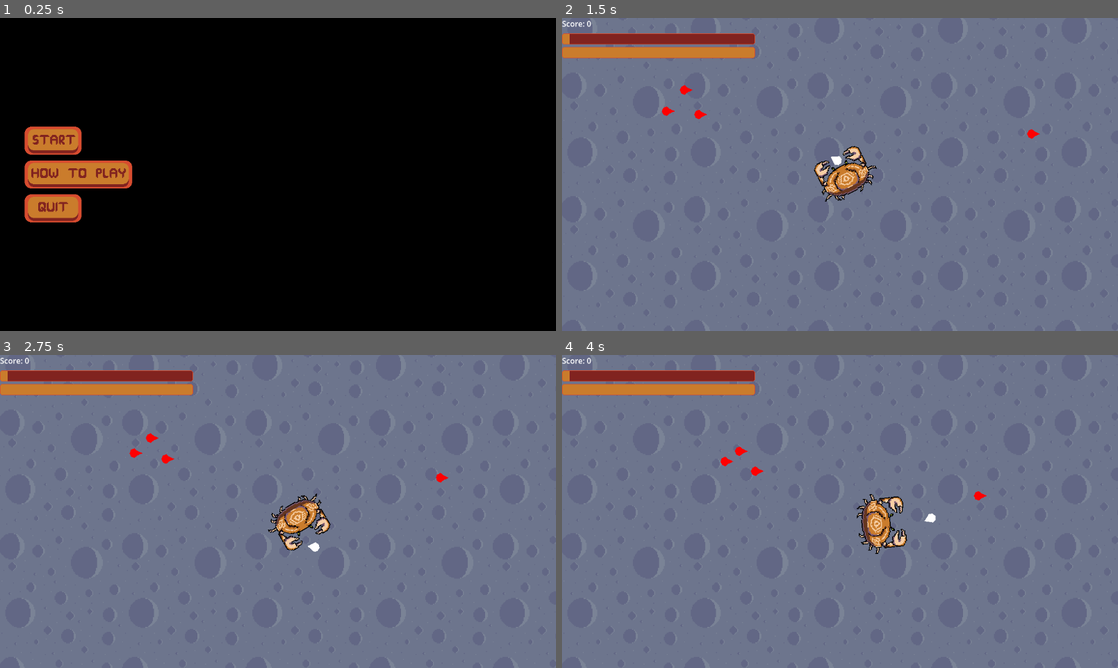
Above: before the commit, frames 1-4 (two rows, left to right).
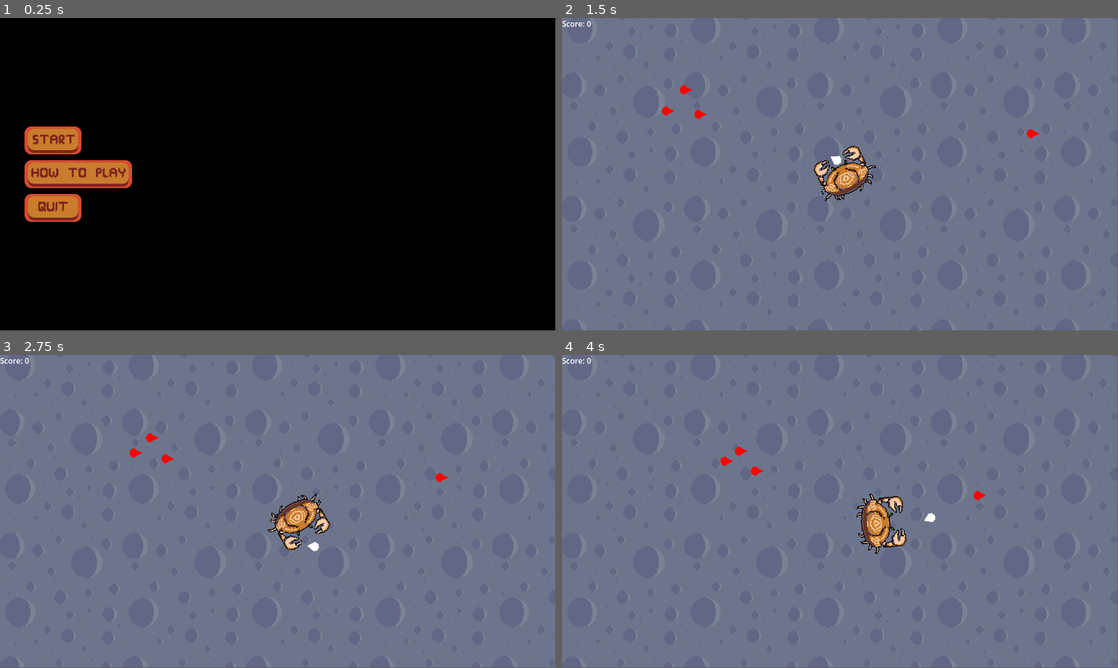
Above: after the commit, the same moments.

Repository: P-zee/UWRGJ-Team3
Game: Godot game, scene res://Menu/main_menu.tscn
Same seed, same stepped clock (60 frames per second), same inputs: the game is played once before the commit and once after it.
Inputs (mouse positions are in pixels of both pictures, inside the frame that each line leads up to):
- Up to frame 1 (0.25 s): no input
- Up to frame 2 (1.5 s): click (639, 140) at 0.5 s; tap Enter at 1.25 s; move the mouse to (600, 27) at 1.27 s; hold D (move_right) from 1.28 s (still down); tap Space (fire_melee) at 1.35 s
- Up to frame 3 (2.75 s): move the mouse to (166, 527) at 2.02 s; release D (move_right) at 2.03 s; hold S (move_down) from 2.03 s (still down); tap Space (fire_melee) at 2.1 s
- Up to frame 4 (4 s): move the mouse to (895, 442) at 2.77 s; release S (move_down) at 2.78 s; hold D (move_right) 2.78-3.53 s; tap Space (fire_melee) at 2.85, 3.6 s; move the mouse to (812, 574) at 3.52 s; hold W (move_up) from 3.53 s (still down)
In our replay, the window is 800x450 before the commit and 799x449 after it. These sizes can differ from the game's own. Grey fills any space a smaller window leaves; there, only what the larger window draws over its background counts as a difference.

The runs differ from the first frame. In frame 1, 0.5% of the frame differs, in the area x 4-24%, y 34-66%; in frame 2, 3.3%; in frame 3, 3.3%; in frame 4, 3.3%, in the area x 0-100%, y 0-100%.
Error before the commit: Invalid access to property or key 'maxHealthp' on a base object of type 'Node (health.gd)'. (res://Environment/player_health_bar.gd:7)

Commit message:
Revert "Merge branch 'gameui'"
This reverts commit 864d13e6c8909dac702c763b9591f47bf97efa70, reversing
changes made to 6b0a9d9a752118f7b0cab7f13d0b643c1971a905.

Diff:
--- a/Environment/level.tscn
+++ b/Environment/level.tscn
@@ -6,10 +6,6 @@
 [ext_resource type="PackedScene" uid="uid://budo70qh7vqap" path="res://Entities/Enemies/enemy.tscn" id="2_s4nmo"]
 [ext_resource type="PackedScene" uid="uid://dlvg4lwqj0onb" path="res://Entities/queen.tscn" id="4_1ljs2"]
 [ext_resource type="Script" path="res://Environment/score.gd" id="6_f05u4"]
-[ext_resource type="Texture2D" uid="uid://rbs2xaq8w4rp" path="res://UI/bar-under.png" id="7_a5coh"]
-[ext_resource type="Texture2D" uid="uid://dw4naud3xadip" path="res://UI/bar-over.png" id="8_g247n"]
-[ext_resource type="Script" path="res://Environment/player_health_bar.gd" id="9_qqhmx"]
-[ext_resource type="Script" path="res://Environment/queen_health_bar.gd" id="10_yf5m1"]
 
 [node name="Level" type="Node2D"]
 script = ExtResource("1_5vrx4")
@@ -39,7 +35,6 @@
 position = Vector2(1017, 229)
 
 [node name="Queen" parent="." instance=ExtResource("4_1ljs2")]
-unique_name_in_owner = true
 position = Vector2(611, 355)
 
 [node name="Score" type="RichTextLabel" parent="."]
@@ -48,42 +43,5 @@
 text = "Score:"
 script = ExtResource("6_f05u4")
 
-[node name="PlayerHealthBar" type="TextureProgressBar" parent="."]
-offset_top = 32.0
-offset_right = 400.0
-offset_bottom = 55.0
-value = 50.0
-nine_patch_stretch = true
-stretch_margin_left = 3
-stretch_margin_top = 3
-stretch_margin_right = 3
-stretch_margin_bottom = 3
-texture_under = ExtResource("7_a5coh")
-texture_over = ExtResource("8_g247n")
-texture_progress = ExtResource("7_a5coh")
-tint_under = Color(0.505882, 0.137255, 0.121569, 1)
-tint_over = Color(0.843137, 0.298039, 0.184314, 1)
-tint_progress = Color(0.792157, 0.486275, 0.172549, 1)
-script = ExtResource("9_qqhmx")
-
-[node name="QueenHealthBar" type="TextureProgressBar" parent="."]
-offset_top = 60.0
-offset_right = 400.0
-offset_bottom = 83.0
-value = 50.0
-nine_patch_stretch = true
-stretch_margin_left = 3
-stretch_margin_top = 3
-stretch_margin_right = 3
-stretch_margin_bottom = 3
-texture_under = ExtResource("7_a5coh")
-texture_over = ExtResource("8_g247n")
-texture_progress = ExtResource("7_a5coh")
-tint_under = Color(0.505882, 0.137255, 0.121569, 1)
-tint_over = Color(0.843137, 0.298039, 0.184314, 1)
-tint_progress = Color(0.792157, 0.486275, 0.172549, 1)
-script = ExtResource("10_yf5m1")
-
 [connection signal="died" from="Queen" to="." method="_on_queen_died"]
 [connection signal="foodCollected" from="Queen" to="." method="_on_queen_food_collected"]
-[connection signal="foodCollected" from="Queen" to="Score" method="_on_queen_food_collected"]
--- a/Environment/player_health_bar.gd
+++ /dev/null
@@ -1,12 +0,0 @@
-extends TextureProgressBar
-
-@onready var player: Node = %Player
-
-# Called when the node enters the scene tree for the first time.
-func _ready() -> void:
-	self.max_value = player.health.maxHealthp
-
-
-# Called every frame. 'delta' is the elapsed time since the previous frame.
-func _process(delta: float) -> void:
-	self.value = player.health.health
--- a/Environment/queen_health_bar.gd
+++ /dev/null
@@ -1,12 +0,0 @@
-extends TextureProgressBar
-
-@onready var queen: Node = %Queen
-
-# Called when the node enters the scene tree for the first time.
-func _ready() -> void:
-	self.max_value = queen.health.maxHealth
-
-
-# Called every frame. 'delta' is the elapsed time since the previous frame.
-func _process(delta: float) -> void:
-	self.value = queen.health.health
--- a/project.godot
+++ b/project.godot
@@ -18,10 +18,6 @@
 [autoload]
 
 Level="*res://Environment/level.gd"
-
-[display]
-
-window/stretch/mode="viewport"
 
 [global_group]
 
Not shown: 1 places in Environment/level.tscn that only renumber resources
Binary file removed: GameOVer/bar-over.png
Not shown, removed: GameOVer/bar-over.png.import
Binary file removed: GameOVer/bar-under.png
Not shown, removed: GameOVer/bar-under.png.import
